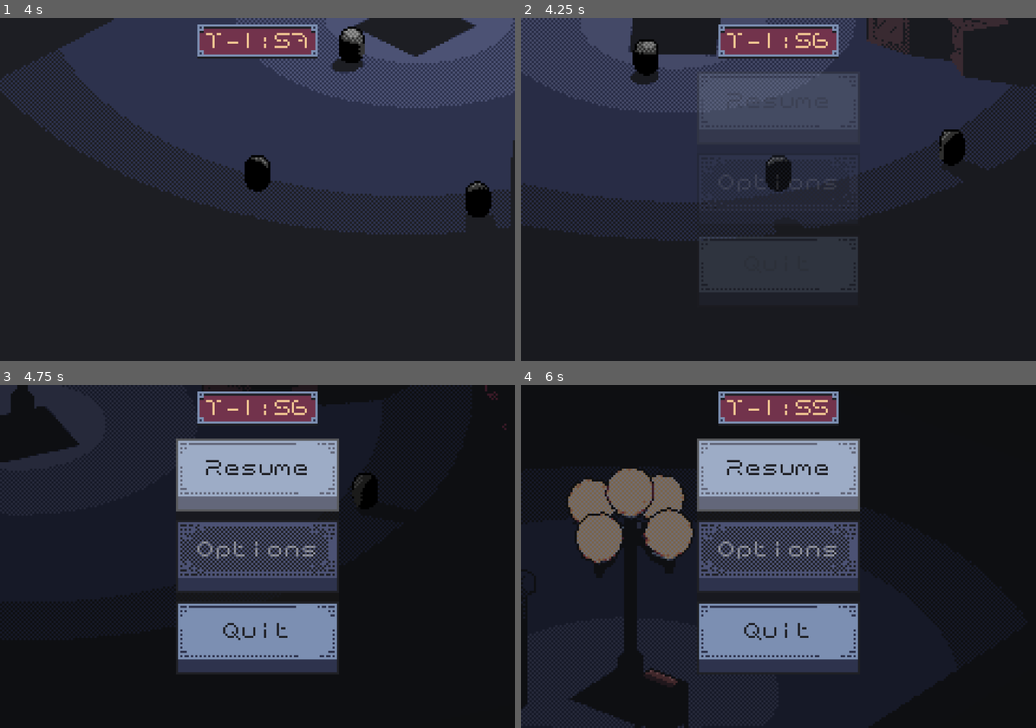
Above: before the commit, frames 1-4 (two rows, left to right).
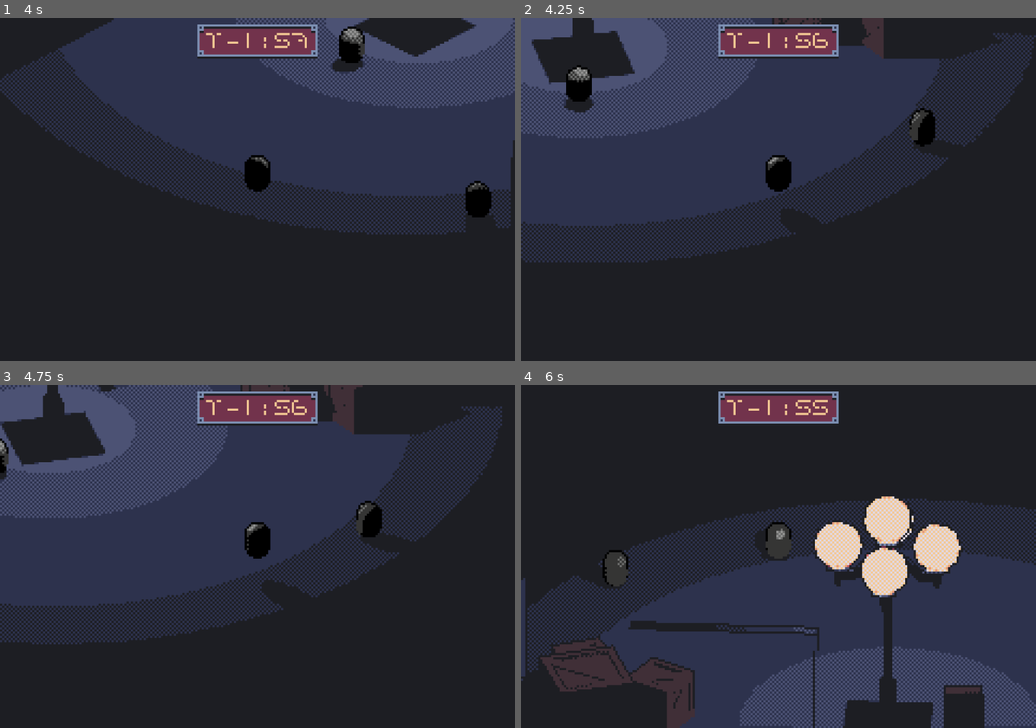
Above: after the commit, the same moments.

Repository: voxelith/pirate-game-jam-16
Game: Godot game, scene res://scenes/main.tscn
Same seed, same stepped clock (60 frames per second), same inputs: the game is played once before the commit and once after it.
Inputs (mouse positions are in pixels of both pictures, inside the frame that each line leads up to):
- Up to frame 1 (4 s): move the mouse to (283, 189) at 0.52 s; hold W (move_up) from 0.53 s (still down); tap Space (jump) at 0.77, 1.52, 3.02, 3.77 s; move the mouse to (231, 189) at 1.27 s; move the mouse to (267, 182) at 2.02 s; move the mouse to (252, 196) at 2.77 s; move the mouse to (293, 192) at 3.52 s
- Up to frame 2 (4.25 s): keep holding W (move_up); tap Escape (pause_menu) at 4.15 s
- Up to frame 3 (4.75 s): move the mouse to (103, 505) at 4.27 s; release W (move_up) at 4.28 s; hold A (move_left) from 4.28 s (still down); tap Space (jump) at 4.52 s
- Up to frame 4 (6 s): move the mouse to (783, 556) at 5.02 s; release A (move_left) at 5.03 s; hold W (move_up) 5.03-5.78 s; move the mouse to (757, 549) at 5.77 s; hold D (move_right) from 5.78 s (still down)

Frame 1 is identical in both runs. In frame 2, 25% of the frame differs, in the area x 0-100%, y 0-80%; in frame 3, 49%; in frame 4, 52%, in the area x 0-100%, y 15-100%.

Commit message:
Reunborked pause menu
For future reference, please keep pause logic within the PauseMenu scene, unless you have a very good reason not to.

Diff:
--- a/scripts/main_viewport_container.gd
+++ b/scripts/main_viewport_container.gd
@@ -24,11 +24,3 @@
 	get_viewport().size_changed.connect(update_subviewport)
 
 	change_level(preload("res://scenes/levels/NavTest.tscn"))
-
-func pause():
-	%PauseMenu.pause()
-
-func _input(event: InputEvent) -> void:
-	if Input.is_action_just_pressed("pause_menu"): #Checks if the pause menu action key was pressed
-		get_viewport().set_input_as_handled()
-		%PauseMenu.pause()
--- a/scripts/pause_menu.gd
+++ b/scripts/pause_menu.gd
@@ -19,14 +19,13 @@
 	mouse_filter = Control.MOUSE_FILTER_STOP #Stop mouse events from passing through the control
 
 func _input(event: InputEvent) -> void: #Handles player input
-	if Input.is_action_just_pressed("pause_menu"): #Checks if the pause menu action key was pressed
+	if event.is_action_pressed("pause_menu"): #Checks if the pause menu action key was pressed
+		print(event)
 		get_viewport().set_input_as_handled() #Mark input as handled to prevent further processsing
 		if get_tree().paused:
 			resume()
 		else:
 			pause()
-	elif Input.is_action_just_pressed("ui_cancel"):
-		resume()
 
 func _on_resume_pressed() -> void: #Callback function when the resume button is pressed
 	resume()
